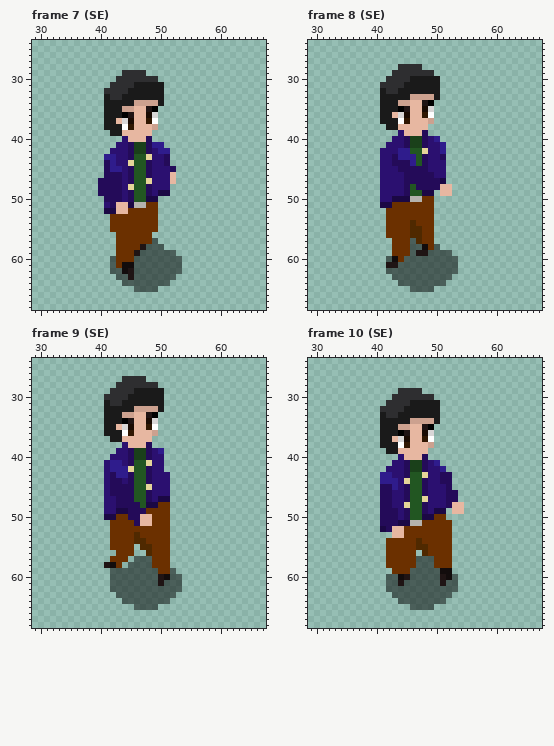
One commit to this pixel-art file: Dibujo/IDEAS/Lux/JUGADOR/Jugador-Caminar.aseprite. This is how it looked before the edit.
100x100 pixels, 24 frames. Colours within 5 levels of each other are drawn and written as one. Shown: frame 7 (SE): x 29..67, y 24..68; frame 8 (SE): x 29..67, y 24..68; frame 9 (SE): x 29..67, y 24..68; frame 10 (SE): x 29..67, y 24..68. The old version is drawn lined up with the new one. The commit also changed other frames, which this record leaves out.
After the commit:
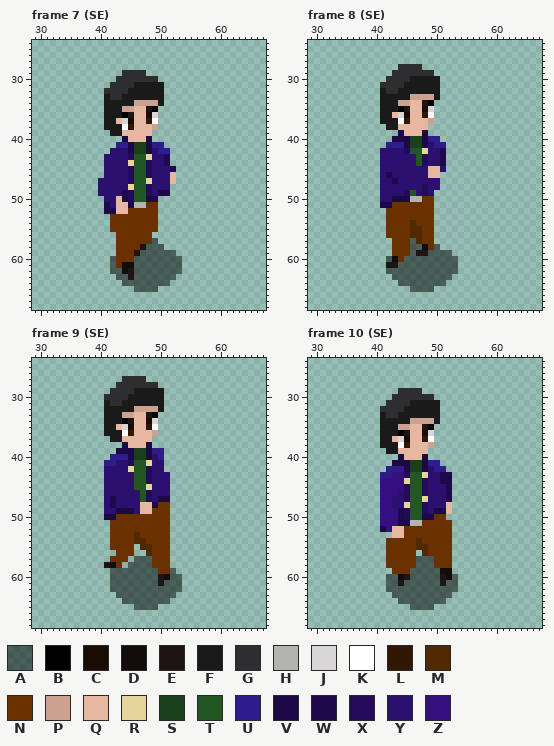
Palette (. is transparent): A #00000080  B #000000  C #1a0b03  D #120c0c  E #1f1414  F #1a1a1a  G #2e2e30  H #b5b3ae  J #d8d6d6  K #ffffff  L #301702  M #4f2900  N #6b3000  P #cca18f  Q #e7b7a1  R #e5d599  S #1a401a  T #225622  U #2f1c8c  V #1b0844  W #1e094d  X #240b59  Y #2b1070  Z #330f80
Changes in this commit:
whole drawing moved by -2,+0 (the old picture is shown already moved)
--- frame 7 (SE)
@@ x 38..54 @@
 39 ....FFQQQQQ......
-40 ......YQQQX......
-41 .....YYXSSXUU....
-42 ....YYYXSSXYUU...
-43 ...UUYYXTTRYYX...
-44 ...XUYYRTTXYYX...
-45 ...XUUYXTTXYYYX..
-46 ...XXXYXTTXYYYQ..
-47 ..XXXXYXTTRYYYQ..
-48 ..XXXXYRTTXYYY...
-49 ..XXXXYXTTXYVV...
-50 ...XXXYXTTVV.....
-51 ...YXQQVHHNN.....
+40 ......VQQQV......
+41 .....UUVSSVUU....
+42 ....YYYVSSVYUU...
+43 ...YYYYXTTRYYW...
+44 ...YYYYRTTXYYW...
+45 ...YYYYXTTXYYYW..
+46 ...YYYYXTTXYYYQ..
+47 ..YYYYYXTTRYYYQ..
+48 ..YYYYYRTTXYYY...
+49 ..YYYYWXTTXYVV...
+50 ...YYQWXTTVV.....
+51 ...WYQQVHHNN.....
 52 ...VVQQNNNNN.....
--- frame 8 (SE)
@@ x 40..54 @@
 38 ..FFQQQQQ......
-39 ....YQQQX......
-40 ...YYXSSXYU....
-41 ..YYYXSSXYYU...
-42 .YYYUUTTRYYU...
-43 .YYXUUUTXYYX...
-44 .YYXXXUTXYYY...
-45 .YYYXXXXXYYY...
-46 .YYYYXXXXXYY...
-47 .YYYYXXXXXXV...
-48 .YYYYXTXXXXQQ..
-49 .YYYYXTTVV.QQ..
+39 ....VQQQV......
+40 ...VVVSSVUU....
+41 ..UUUVSSVYUU...
+42 .YYYYXTTRYYW...
+43 .YYYYYYTXYYW...
+44 .YYYYYYTXYYW...
+45 .YYYYYYYYQQY...
+46 .YWYYYYYYQQ....
+47 .YYWYYYYYYY....
+48 .YYYYYYYXYY....
+49 .YYYYXTYXY.....
 50 .YYVVVHHNN.....
--- frame 9 (SE)
@@ x 39..52 @@
 37 ...FFQQQQQ....
-38 .....YQQQX....
-39 ....YYXSSXYU..
-40 ...YYYXSSXYY..
-41 ..YUUYXTTRYY..
-42 ..YUUURTTXYY..
-43 ..YXUUXTTXYYY.
-44 ..YXXYXTTXYYY.
-45 ..YXXXXTTRYYY.
-46 ..YXXXXTTXYYY.
-47 ..YYXXXTTXYVV.
-48 ..YYXXXXTVVNN.
-49 ..YYVVXXXNNNN.
-50 ..VVNNXXQQNNN.
-51 ...NNNNXQQNNN.
+38 .....VQQQV....
+39 ....VVVSSVUU..
+40 ...UUUVSSVYU..
+41 ..UUYYXTTRYY..
+42 ..YYYYRTTXYY..
+43 ..YYYYYTTXYYY.
+44 ..YYYYYTTXYYY.
+45 ..YYYYYTTRYYY.
+46 ..YYYYYYTXYYY.
+47 ..YWYYYYTXYVV.
+48 ..YWYYYYQQVNN.
+49 ..YYVVVYQQNNN.
+50 ..VVNNNNNNNNN.
+51 ...NNNNNNNNNN.
 52 ...NNNNNNNNNN.
--- frame 10 (SE)
@@ x 39..56 @@
 39 ...FFQQQQQ........
-40 .....YQQQX........
-41 ....YYXSSXYU......
-42 ...YYYXSSXYYU.....
-43 ..UUYYXTTRYYXX....
-44 ..UUUYRTTXYYXX....
-45 ..XXUYXTTXYYYX....
-46 ..XXYYXTTXYYYXX...
-47 ..XXYYXTTRYYYXX...
-48 ..XXYYRTTXYYYXQQ..
-49 ..XXXYXTTXYVV.QQ..
-50 ..XXXYXTTVVNN.....
-51 ..XXXVVHHNNNNN....
-52 ..VXQQNNNNNNNN....
+40 .....VQQQV........
+41 ....VVVSSVUU......
+42 ...UUUVSSVYUU.....
+43 ..UUZZXTTRYYWW....
+44 ..ZZZZRTTXYYWW....
+45 ..ZZZZXTTXYYYW....
+46 ..ZZZYXTTXYYYW....
+47 ..ZZYYXTTRYYYW....
+48 ..ZZYYRTTXYYYQ....
+49 ..ZZZWXTTXYVVQ....
+50 ..ZZZWXTTVVNN.....
+51 ..ZZZVVHHNNNNN....
+52 ..VZQQNNNNNNNN....
 53 ....QQNNNNNNNN....
